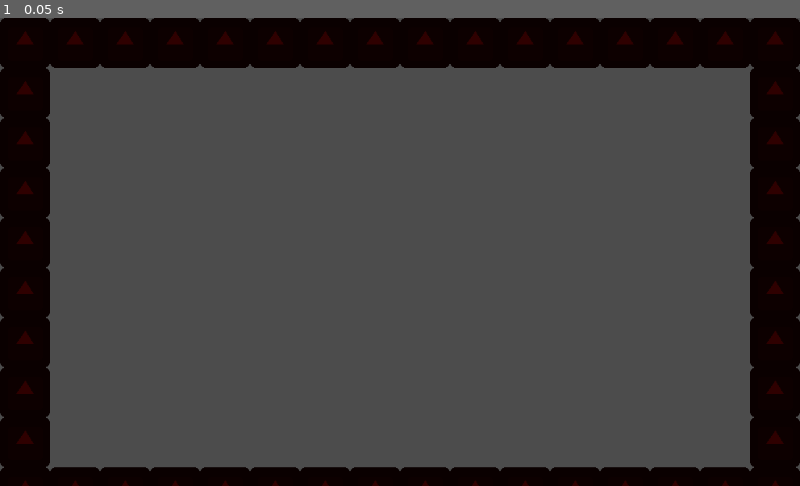
Above: before the commit, frame 1.
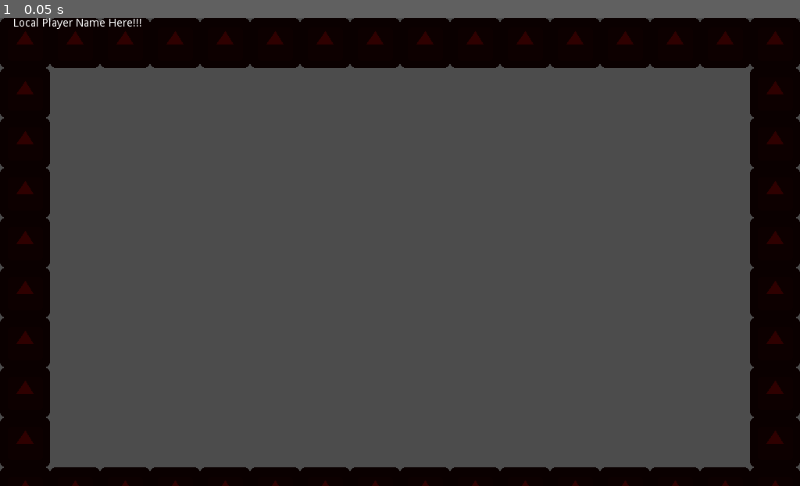
Above: after the commit, the same moment.

Repository: alexis-evelyn/Sweet-Tea
Game: Godot game, scene res://Worlds/World.tscn
Same seed, same stepped clock (60 frames per second), same inputs: the game is played once before the commit and once after it. This scene is started directly instead of the project's main scene. The engine's default icon, where the game draws it, is replaced by a stand-in: a white triangle on a blue panel in a dark square.
Inputs:
- Up to frame 1 (0.05 s): no input

The runs differ from the first frame. In frame 1, 0.2% of the frame differs, in the area x 1-18%, y 0-3%.
Error after the commit: Parse Error: The function "_on_disconnected_from_server" already exists in this class (at line 126). (res://Scripts/network.gd:139)

Commit message:
Added Player List and Better Comments in Code

Diff:
--- a/Scripts/NetworkMenu.gd
+++ b/Scripts/NetworkMenu.gd
@@ -4,11 +4,15 @@
 # var a = 2
 # var b = "text"
 
-# Called when the node enters the scene tree for the first time.
+# Main Function - Registers Event Handling (Handled By Both Client And Server)
 func _ready():
 	network.connect("server_created", self, "_load_game_server")
 	network.connect("join_success", self, "_load_game_client")
 	network.connect("join_fail", self, "_on_join_fail")
+
+# Called every frame. 'delta' is the elapsed time since the previous frame.
+#func _process(_delta):
+#	pass
 
 # Server Starting Code
 func _load_game_server():
@@ -31,16 +35,27 @@
 	get_tree().change_scene("res://Worlds/World.tscn")
 
 # TODO: Show GUI Error Message on Failed Join of Server
+# Failed To Join Server
 func _on_join_fail():
-	print("Failed to join server")
+	print("Failed to Join Server")
 
-# Called every frame. 'delta' is the elapsed time since the previous frame.
-#func _process(delta):
-#	pass
+# Record Player's Info (Require's GUI)
+func set_player_info():
+	# TODO: Validate User Input
+
+	# Set Player's Name
+	if (!$panelPlayer/txtPlayerName.text.empty()):
+		gamestate.player_info.name = $panelPlayer/txtPlayerName.text
+
+	# Set Character's Color
+	gamestate.player_info.char_color = $panelPlayer/btColor.color
 
 # Create Server Button (GUI Only - Not Headless)
 func _on_btnCreate_pressed():
 	# Gather values from the GUI and fill the network.server_info dictionary
+
+	# Record Player's Info - GUI Only
+	set_player_info()
 
 	# TODO: Make sure fields aren't empty before populating data
 	# Also, this is the perfect place to validate the data for the dictionary in network.gd
@@ -54,7 +69,7 @@
 	network.create_server()
 
 # TODO: Move This Function Outside of A Menu (and Put into Command Line Handling Code)
-# Headless Only
+# Headless Only Creation of Server
 func _create_server():
 	network.server_info.name = "Server Name - Headless"
 
@@ -66,6 +81,9 @@
 
 # Join Server Button
 func _on_btnJoin_pressed():
+	# Record Player's Info - GUI Only
+	set_player_info()
+
 	# TODO: Make Sure To Validate Data From User
 	var port = int($panelJoin/txtJoinPort.text)
 	var ip = $panelJoin/txtJoinIP.text
--- a/Scripts/network.gd
+++ b/Scripts/network.gd
@@ -18,15 +18,36 @@
 # I followed the below tutorial to learn how to create a multiplayer server
 # http://kehomsforge.com/tutorials/multi/gdMultiplayerSetup/part02/
 
+# Currently Registered Players
 var players = {}
 
 # TODO: Make sure to verify the data is valid and coherent
+# Server Info to Send to Clients
 var server_info = {
 	name = "Sweet Tea", # Name of Server
+	icon = "res://...something.svg", # Server Icon (for Clients to See)
+	motd = "A Message Will Be Displayed to Clients Using This...", # Display A Message To Clients Before Player Joins Server
+	website = "https://sweet-tea.senorcontento.com/", # Server Owner's Website (to display rules, purchases, etc...
+	num_player = 0, # Display Current Number of Connected Players (so client can see how busy a server is)
 	max_players = 0, # Maximum Number of Players (including server player)
 	used_port = 0 # Host Port
 }
 
+# Main Function - Registers Event Handling (Handled By Both Client And Server)
+func _ready():
+	# Why don't we have block ignore warnings?
+	#warning-ignore:return_value_discarded
+	get_tree().connect("network_peer_connected", self, "_on_player_connected")
+	#warning-ignore:return_value_discarded
+	get_tree().connect("network_peer_disconnected", self, "_on_player_disconnected")
+	#warning-ignore:return_value_discarded
+	get_tree().connect("connected_to_server", self, "_on_connected_to_server")
+	#warning-ignore:return_value_discarded
+	get_tree().connect("connection_failed", self, "_on_connection_failed")
+	#warning-ignore:return_value_discarded
+	get_tree().connect("server_disconnected", self, "_on_disconnected_from_server")
+
+# Attempt to Create Server
 func create_server():
 	var net = NetworkedMultiplayerENet.new() # Create Networking Node (for handling connections)
 
@@ -43,6 +64,7 @@
 	# I will probably setup headless mode to be activated by commandline (and maybe in the network menu?)
 	register_player(gamestate.player_info)
 
+# Attempt to Join Server
 func join_server(ip, port):
 	var net = NetworkedMultiplayerENet.new() # Create Networking Node (for handling connections)
 
@@ -55,6 +77,7 @@
 	# Assign NetworkedMultiplayerENet as Handler of Network - https://docs.godotengine.org/en/3.1/classes/class_multiplayerapi.html?highlight=set_network_peer#class-multiplayerapi-property-network-peer
 	get_tree().set_network_peer(net)
 
+# Clients Notified To Add Player to Player List
 remote func register_player(pinfo):
 	if get_tree().is_network_server():
 		# Distribute Registered Clients Info to Clients
@@ -70,34 +93,41 @@
 	players[pinfo.net_id] = pinfo # Add Newly Joined Client to Dictionary of Clients
 	emit_signal("player_list_changed") # Notify Clients That Client List Has Changed
 
-func _ready():
-	# Why don't we have block ignore warnings?
-	#warning-ignore:return_value_discarded
-	get_tree().connect("network_peer_connected", self, "_on_player_connected")
-	#warning-ignore:return_value_discarded
-	get_tree().connect("network_peer_disconnected", self, "_on_player_disconnected")
-	#warning-ignore:return_value_discarded
-	get_tree().connect("connected_to_server", self, "_on_connected_to_server")
-	#warning-ignore:return_value_discarded
-	get_tree().connect("connection_failed", self, "_on_connection_failed")
-	#warning-ignore:return_value_discarded
-	get_tree().connect("server_disconnected", self, "_on_disconnected_from_server")
+# Clients Notified To Remove Player From Player List
+remote func unregister_player(id):
+	print("Removing player ", players[id].name, " from internal table")
 
-# Live Clients Notified When A New Client Connects
+	players.erase(id) # Remove Player From Player List
+	emit_signal("player_list_changed") # Notify Client's Of List Change
+
+# Server Notified When A New Client Connects
 func _on_player_connected(id):
 	pass
 
-# Live Clients Notified When A Client Disconnects
+# Server Notified When A Client Disconnects
 func _on_player_disconnected(id):
-	pass
+	print("Player ", players[id].name, " disconnected from server")
+
+	# Update the player tables
+	if (get_tree().is_network_server()):
+		unregister_player(id) # Remove Player From Server List
+		rpc("unregister_player", id) # Notify Clients to do The Same
 
 # Successfully Joined Server
 func _on_connected_to_server():
+	print("Connected To Server")
 	emit_signal("join_success")
 
 	gamestate.player_info.net_id = get_tree().get_network_unique_id() # Record Network ID
 	rpc_id(1, "register_player", gamestate.player_info) # Ask Server To Update Player Dictionary - Server ID is Always 1
 	register_player(gamestate.player_info) # Update Own Dictionary With Ourself
+
+# Successfully Disconnected From Server
+func _on_disconnected_from_server():
+	print("Disconnected From Server")
+
+	players.clear() # Clear The Player List
+	gamestate.player_info.net_id = 1 # Reset Network ID To 1 (default value)
 
 # Failed To Connect To Server
 func _on_connection_failed():
--- /dev/null
+++ b/Scripts/world.gd
@@ -0,0 +1,30 @@
+extends Node2D
+
+# panelPlayerStats is meant for information like health and a hotbar
+
+# Declare member variables here. Examples:
+# var a = 2
+# var b = "text"
+
+# Main Function - Registers Event Handling (Handled By Both Client And Server)
+func _ready():
+	network.connect("player_list_changed", self, "_on_player_list_changed")
+
+	$HUD/panelPlayerList/lblLocalPlayer.text = gamestate.player_info.name # Display Local Client's Text on Screen
+
+# Called every frame. 'delta' is the elapsed time since the previous frame.
+#func _process(_delta):
+#	pass
+
+# Update Player List in GUI
+func _on_player_list_changed():
+	# Remove Nodes From Boxlist
+	for node in $HUD/panelPlayerList/boxList.get_children():
+		node.queue_free()
+
+	# Populate Boxlist With Player Names
+	for player in network.players:
+		if (player != gamestate.player_info.net_id):
+			var nlabel = Label.new()
+			nlabel.text = network.players[player].name
+			$HUD/panelPlayerList/boxList.add_child(nlabel)
--- a/Worlds/World.tscn
+++ b/Worlds/World.tscn
@@ -1,10 +1,36 @@
-[gd_scene load_steps=2 format=2]
+[gd_scene load_steps=3 format=2]
 
-[ext_resource path="res://Objects/Blocks/Wall/Wall.tres" type="TileSet" id=1]
+[ext_resource path="res://Scripts/world.gd" type="Script" id=1]
+[ext_resource path="res://Objects/Blocks/Wall/Wall.tres" type="TileSet" id=2]
 
-[node name="World" type="Node2D"]
+[node name="GameWorld" type="Node2D"]
+script = ExtResource( 1 )
 
 [node name="TileMap" type="TileMap" parent="."]
-tile_set = ExtResource( 1 )
+tile_set = ExtResource( 2 )
 format = 1
 tile_data = PoolIntArray( -1, 0, 0, -65536, 0, 0, -65535, 0, 0, -65534, 0, 0, -65533, 0, 0, -65532, 0, 0, -65531, 0, 0, …(1025 unchanged characters)…
+
+[node name="HUD" type="CanvasLayer" parent="."]
+
+[node name="panelPlayerStats" type="Panel" parent="HUD"]
+self_modulate = Color( 1, 1, 1, 0 )
+margin_top = 500.0
+margin_right = 1024.0
+margin_bottom = 600.0
+
+[node name="panelPlayerList" type="Panel" parent="HUD"]
+self_modulate = Color( 1, 1, 1, 0 )
+margin_right = 200.0
+margin_bottom = 300.0
+
+[node name="lblLocalPlayer" type="Label" parent="HUD/panelPlayerList"]
+margin_right = 200.0
+margin_bottom = 14.0
+text = "Local Player Name Here!!!"
+align = 1
+
+[node name="boxList" type="VBoxContainer" parent="HUD/panelPlayerList"]
+margin_top = 14.0
+margin_right = 200.0
+margin_bottom = 300.0
